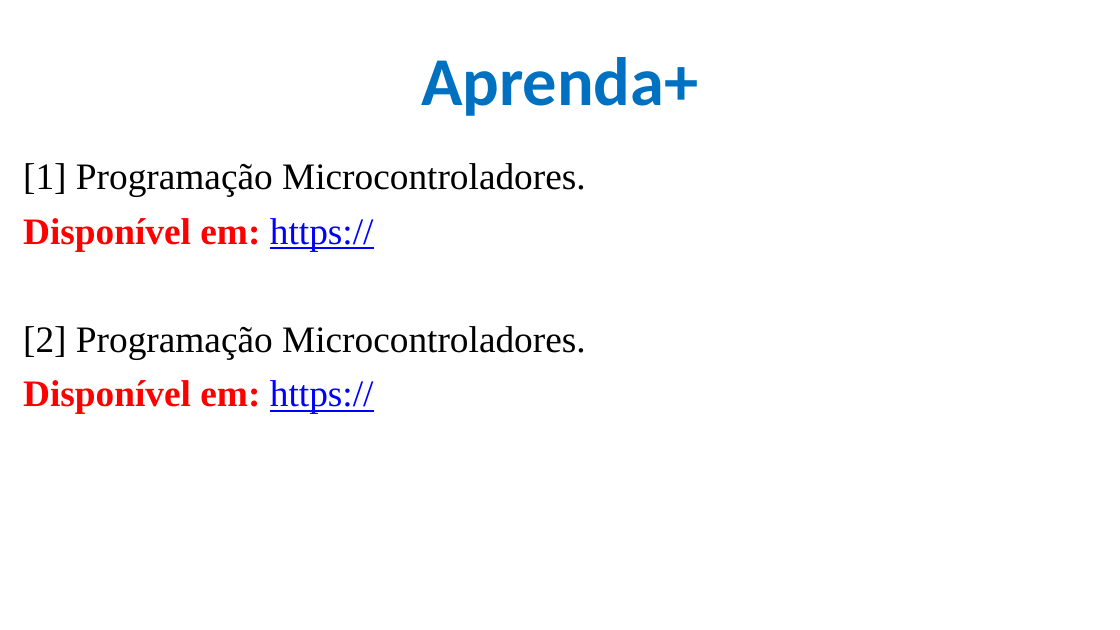
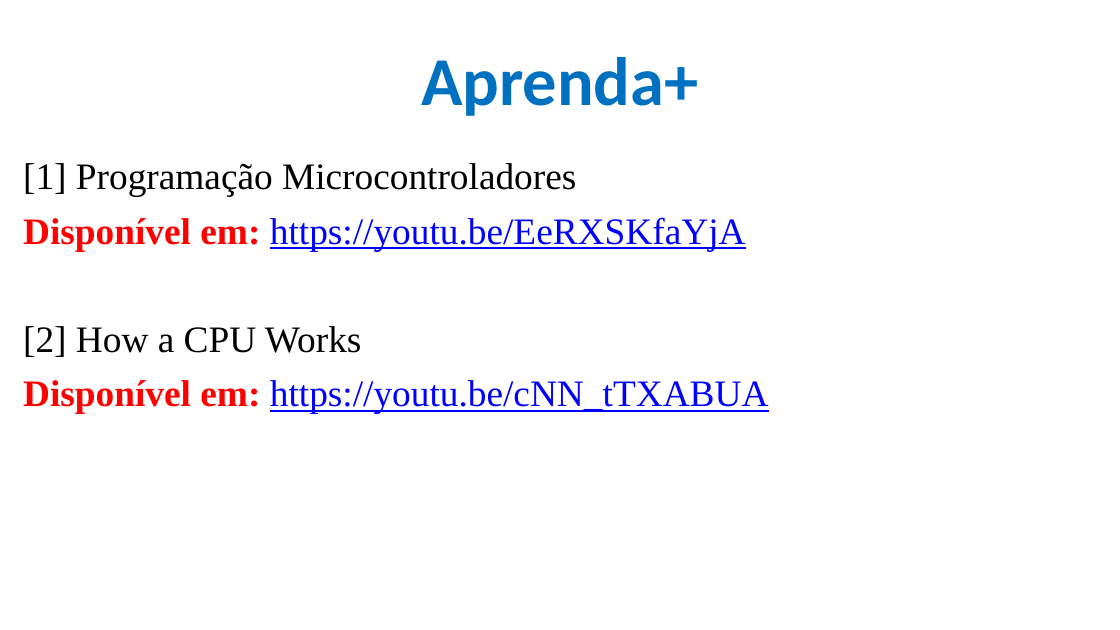
Before and after one commit to CloudEducationBrazil/WydenArea1ProgramacaoMicrocontroladores, a slide deck: slide 25 of 01 Classes/Aula 01 - Programação Microcontroladores.pptx (slide 21 before the commit). Drawn at 1120x630 pixels with LibreOffice and Linux fonts; fonts in the diff are those of the drawing; background and template pictures are left out. Boxes give left, top, right and bottom in pixels: in the first picture for what was removed or moved away, otherwise in the second. Text is boxed around its words. In the diff, an @@ line names an element or a change of style, - is before the commit and + after.

Commit message:
Aula 01 Microcontroladores .... atualizado

```diff
--- a/01 Classes/Aula 01 - Programação Microcontroladores.pptx
+++ b/01 Classes/Aula 01 - Programação Microcontroladores.pptx
@@ text at (23,163,769,413): text changed; text colour #000000 to #0000FF @@
-[1] Programação Microcontroladores.
-Disponível em: https://
-[2] Programação Microcontroladores.
-Disponível em: https://
+[1] Programação Microcontroladores
+Disponível em: https://youtu.be/EeRXSKfaYjA
+[2] How a CPU Works
+Disponível em: https://youtu.be/cNN_tTXABUA
```
Also in this commit, not shown: 3 other slides changed, 4 slides added.
